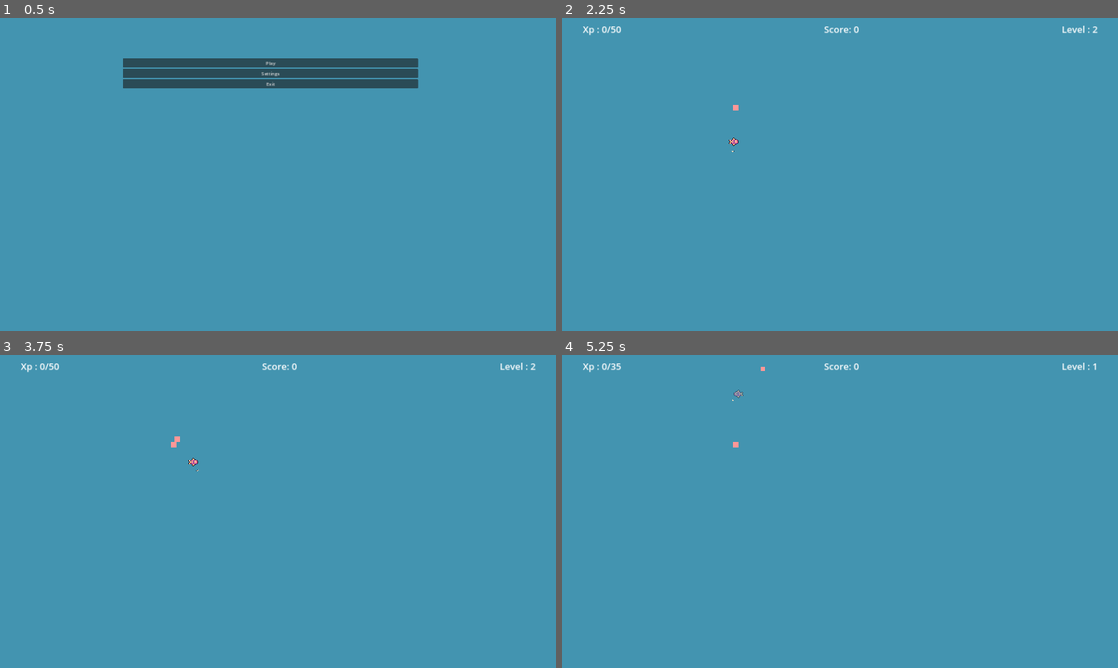
Above: before the commit, frames 1-4 (two rows, left to right).
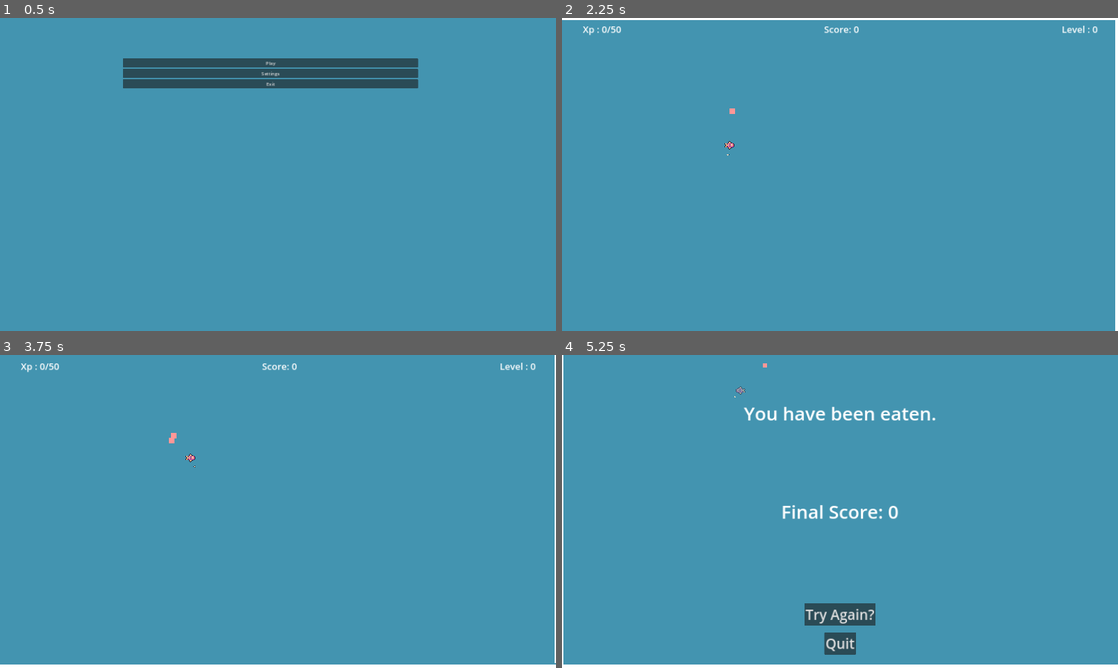
Above: after the commit, the same moments.

Repository: TheCursedMerchant/qdm_gameJam2024
Game: Godot game, scene res://menu.tscn
The game is run twice, just before and just after one commit, with the same random seed, the same clock (stepped at 60 frames per second) and the same inputs.
Inputs (mouse positions are in pixels of both pictures, inside the frame that each line leads up to):
- Up to frame 1 (0.5 s): no input
- Up to frame 2 (2.25 s): click "Play" at 0.5 s; tap Enter at 1.25 s; move the mouse to (962, 158) at 1.27 s; press the mouse at (962, 158) at 1.28 s; hold Right (ui_right) 1.28-2.03 s; move the mouse to (728, 190) at 2.02 s; release the mouse at (728, 190) at 2.03 s; hold Down (ui_down) from 2.03 s (still down); click (728, 190) at 2.1 s
- Up to frame 3 (3.75 s): tap Space at 2.75 s; move the mouse to (333, 442) at 2.77 s; release Down (ui_down) at 2.78 s; press the mouse at (333, 442) at 2.78 s; hold Right (ui_right) 2.78-3.53 s; move the mouse to (250, 574) at 3.52 s; release the mouse at (250, 574) at 3.53 s; hold Up (ui_up) from 3.53 s (still down); click (250, 574) at 3.6 s
- Up to frame 4 (5.25 s): move the mouse to (1006, 558) at 4.27 s; release Up (ui_up) at 4.28 s; press the mouse at (1006, 558) at 4.28 s; hold Left (ui_left) from 4.28 s (still down); tap Enter at 5 s; move the mouse to (673, 464) at 5.02 s; release the mouse at (673, 464) at 5.03 s; click (673, 464) at 5.1 s

Frame 1 is identical in both runs. In frame 2, 1.3% of the frame differs, in the area x 0-100%, y 0-100%; in frame 3, 1.5%; in frame 4, 4.0%.

Commit message:
screen_shake added

Diff:
--- a/gamejam2024/scripts/game.gd
+++ b/gamejam2024/scripts/game.gd
@@ -1,13 +1,14 @@
 extends Node2D
 
-@onready var player = $Player
-@onready var camera = $MainCamera
+@onready var player : Player = $Player
+@onready var camera : MainCamera = $MainCamera
 @onready var scoreboard = $CanvasLayer/Scoreboard
 @onready var death_screen = $CanvasLayer/Death
 
 func _ready() -> void:
 	player.connect("charge", camera.updateZoom)
 	player.connect("charge_release", camera.resetZoom)
+	player.connect("damage", camera.apply_shake)
 	player.connect("death", func():scoreboard.hide())
 	player.connect("death", death_screen.display_death)
 
--- a/gamejam2024/scripts/main_camera.gd
+++ b/gamejam2024/scripts/main_camera.gd
@@ -1,9 +1,21 @@
 extends Camera2D
+class_name MainCamera
+
+@export var randomStrength: float = 20.0
+@export var shakeFade: float = 5.0
+
+var rng = RandomNumberGenerator.new()
+var shakeStrength: float = 0.0
 
 const maxZoom = Vector2(1.5, 1.5)
 
 func _ready() -> void:
 	global_position = get_viewport_rect().size / 2
+
+func _process(delta: float) -> void:
+	if shakeStrength > 0 :
+		shakeStrength = lerpf(shakeStrength, 0, shakeFade * delta)
+		offset = randomOffset()
 
 func updateZoom(amount: Vector2) :
 	zoom.x = min(zoom.x + amount.x, maxZoom.x)
@@ -11,3 +23,10 @@
 
 func resetZoom() :
 	zoom = Vector2.ONE
+
+func apply_shake() :
+	print("Start shaking!")
+	shakeStrength = randomStrength
+
+func randomOffset() -> Vector2 :
+	return Vector2(rng.randf_range(-shakeStrength, shakeStrength), rng.randf_range(-shakeStrength, shakeStrength))
--- a/gamejam2024/scripts/player/player.gd
+++ b/gamejam2024/scripts/player/player.gd
@@ -35,6 +35,7 @@
 signal charge(zoomRate: Vector2)
 signal charge_release
 signal death
+signal damage
 
 func _ready() -> void:
 	damageTimer.connect("timeout", on_recovery_finished)
@@ -80,6 +81,7 @@
 				dashCharge = clamp(dashCharge + dashChargeRate, 0.0, maxDashCharge)
 			else :
 				emit_signal("charge_release")
+				emit_signal("damage")
 				grow( -(dashCharge / 3) )
 				var callback = func() :
 					fleshChunkPool.getLastScene().updateSize(scale_size * 0.5)
@@ -121,6 +123,7 @@
 	sprite.scale =  clamp(sprite.scale + Vector2(-0.6 , 0.75), minScale, maxScale)
 
 	if(rate > 0) :
+		emit_signal("damage")
 		overShrink = false
 
 	if (growthVector < minScale) :
@@ -158,6 +161,7 @@
 		sprite.texture = GameRes.playerTextures[2]
 
 func take_damage() :
+	emit_signal("damage")
 	devolve()
 	sprite.self_modulate.a = 0.5
 	isRecovery = true
--- a/gamejam2024/scripts/system/system.gd
+++ b/gamejam2024/scripts/system/system.gd
@@ -8,10 +8,14 @@
 }
 
 var score = 0
-var player_level = 2
+var player_level = 0
 var player_xp = 0
 var remaining_xp = 0
 var evolve_xp = 50
 
 func getRemainingXp() -> int :
 	return evolve_xp - player_xp
+
+const HIT_SHAKE_DURATION := 0.5
+const HIT_SHAKE_FREQUENCY := 6.0
+const HIT_SHAKE_AMPLITUDE := 3
